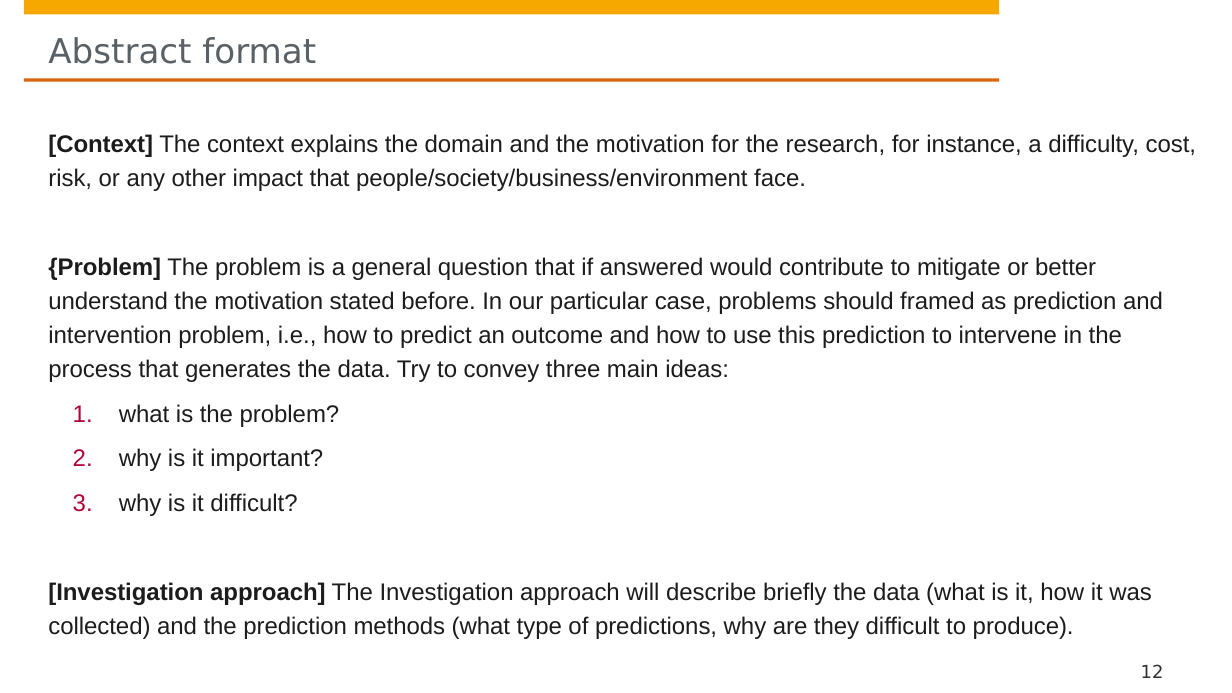
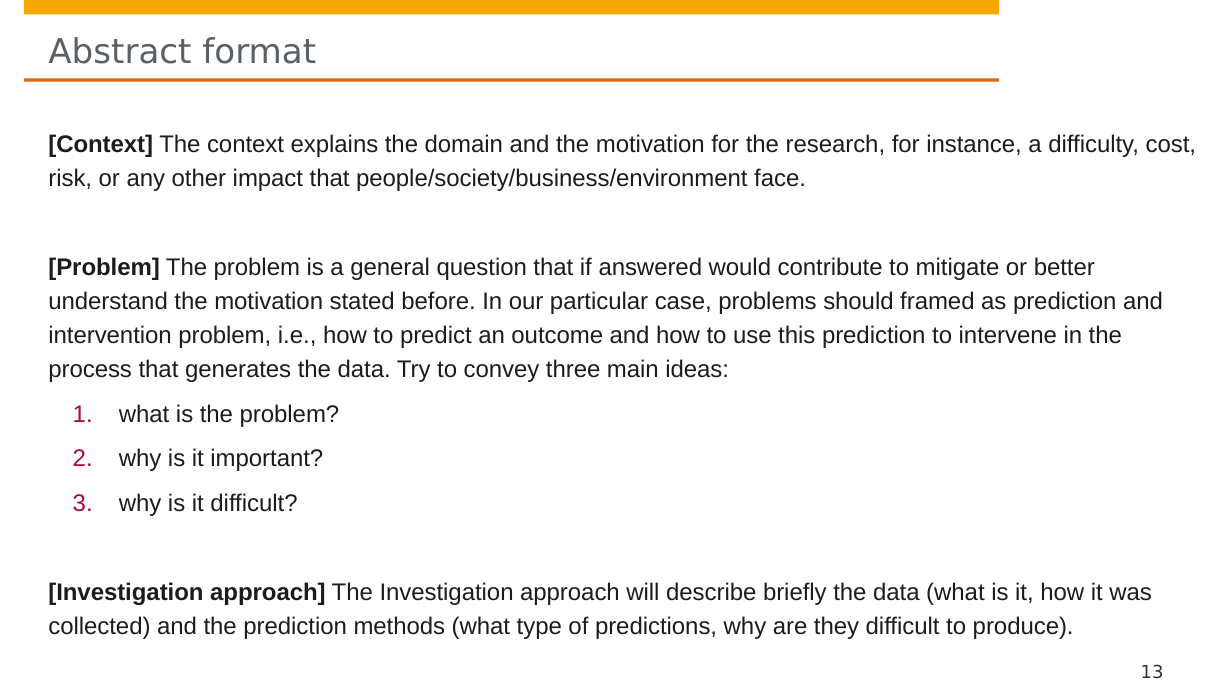
Before and after one commit to hpi-sam/GNN-Course-2020, a slide deck: slide 13 of 5. Learning Graph Representations.pptx (slide 12 before the commit). Drawn at 1232x693 pixels with LibreOffice and Linux fonts; fonts in the diff are those of the drawing; background and template pictures are left out. Boxes give left, top, right and bottom in pixels: in the first picture for what was removed or moved away, otherwise in the second. Text is boxed around its words. In the diff, an @@ line names an element or a change of style, - is before the commit and + after.

```diff
--- a/5. Learning Graph Representations.pptx
+++ b/5. Learning Graph Representations.pptx
@@ text at [48,257,1163,382]: text changed @@
-{Problem] The problem is a general question that if answered would contribute to mitigate or better understand the motivation stated before. In our particular case, problems should framed as prediction and intervention problem, i.e., how to predict an outcome and how to use this prediction to intervene in the process that generates the data. Try to convey three main ideas:
+[Problem] The problem is a general question that if answered would contribute to mitigate or better understand the motivation stated before. In our particular case, problems should framed as prediction and intervention problem, i.e., how to predict an outcome and how to use this prediction to intervene in the process that generates the data. Try to convey three main ideas:
@@ page number at [1141,664,1164,679]: text changed @@
-12
+13
```
Also in this commit, not shown: 1 other slide changed, 1 slide added.
